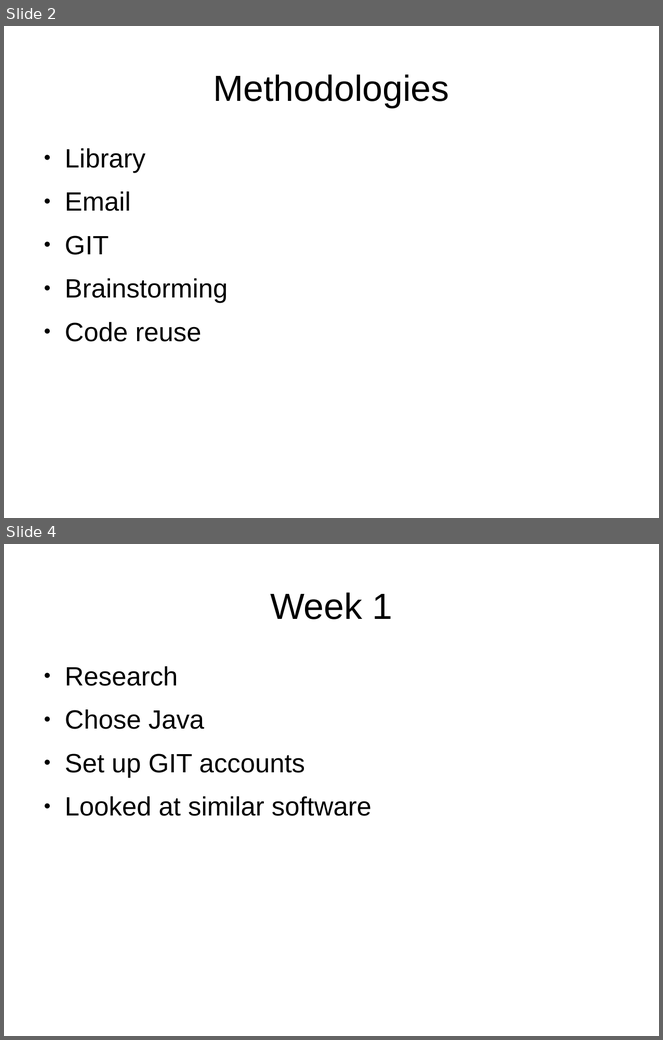
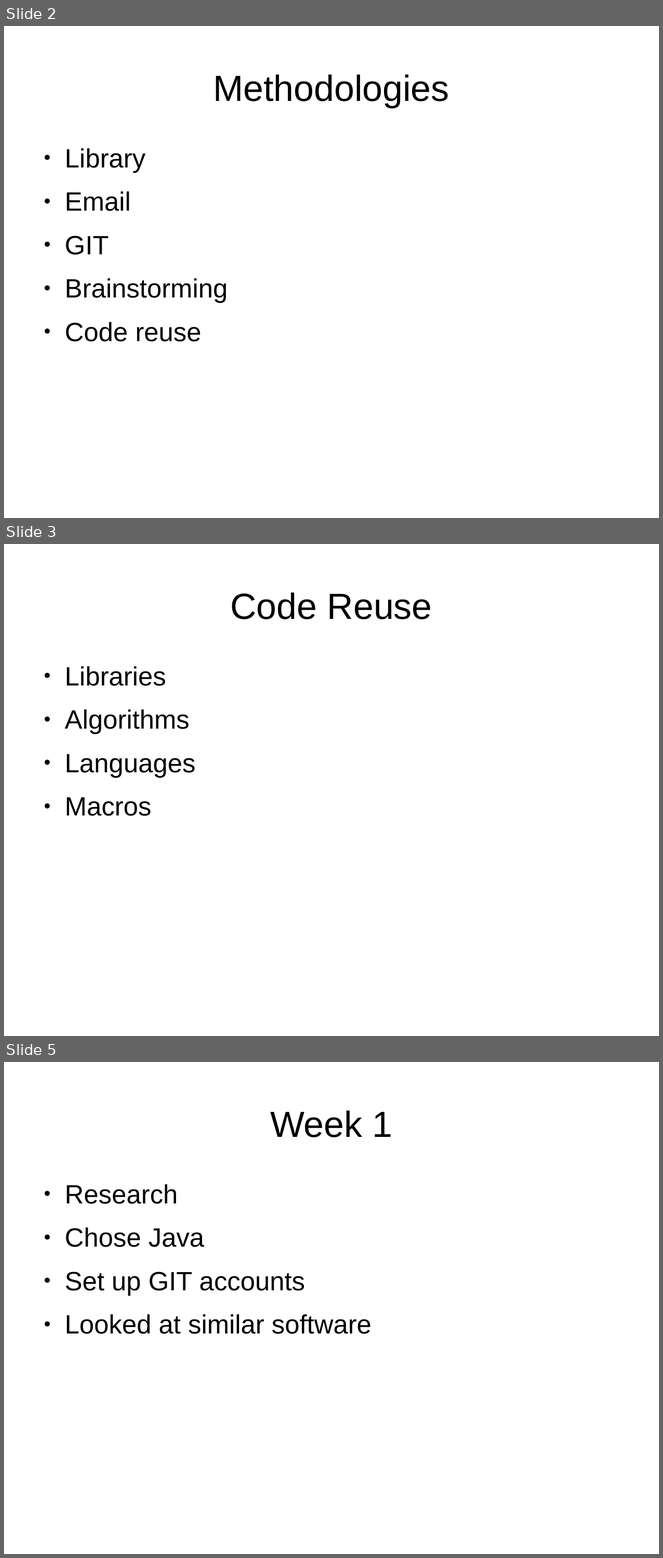
Before and after one commit to fsuarez2005/cosc481-frank-placemap, a slide deck: doc/presentation.odp. Shown one above the other, each under a label of ours: slides 2 and 4 before the commit, slides 2, 3 and 5 after it; the slides between them are not shown. The pictures are 663x1040 and 663x1558 pixels, drawn with LibreOffice and Linux fonts; fonts in the diff are those of the drawing; background and template pictures are left out. Boxes give left, top, right and bottom in pixels: in the first picture for what was removed or moved away, otherwise in the second. Text is boxed around its words. In the diff, an @@ line names an element or a change of style, - is before the commit and + after.

```diff
--- a/doc/presentation.odp
+++ b/doc/presentation.odp
@@ slide 3 added at (x1=4, y1=544, x2=659, y2=1036), background picture (left out) @@
@@ title added at (x1=231, y1=592, x2=432, y2=619), 44 pt, text #000000 @@
+Code Reuse
@@ text added at (x1=65, y1=666, x2=195, y2=816), 32 pt, text #000000 @@
+● Libraries
+● Algorithms
+● Languages
+● Macros
@@ what was slide 4 is now slide 5 @@
```
Also in this commit, not shown: 8 slides changed, 1 other slide added.
